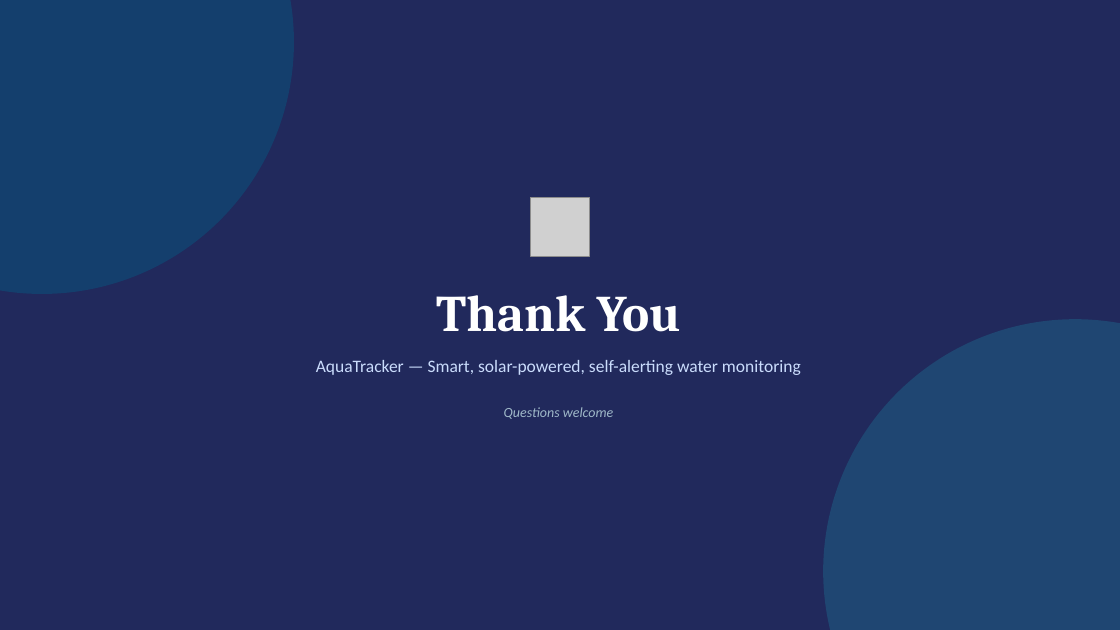
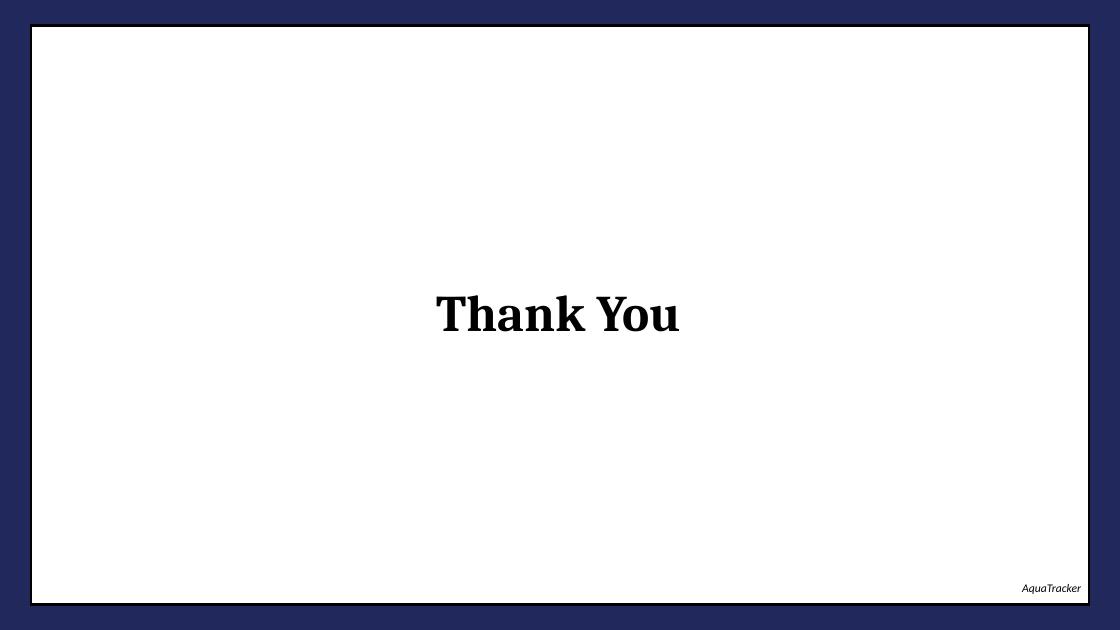
Before and after one commit to RahulR-007/AquaTracker, a slide deck: slide 12 of docs/presentations/AquaTracker_Presentation.pptx. Drawn at 1120x630 pixels with LibreOffice and Linux fonts; fonts in the diff are those of the drawing; grey boxes stand for pictures. Boxes give left, top, right and bottom in pixels: in the first picture for what was removed or moved away, otherwise in the second. Text is boxed around its words. In the diff, an @@ line names an element or a change of style, - is before the commit and + after.

```diff
--- a/docs/presentations/AquaTracker_Presentation.pptx
+++ b/docs/presentations/AquaTracker_Presentation.pptx
@@ ellipse removed at bbox=[0, 0, 294, 294] @@
@@ rectangle added at bbox=[31, 26, 1090, 605], fill #FFFFFF, outline #000000 2.25 pt @@
@@ picture removed at bbox=[531, 197, 590, 256] @@
@@ text "Thank You" at bbox=[436, 295, 681, 332]: text colour #FFFFFF to #000000 @@
@@ ellipse removed at bbox=[823, 319, 1120, 630] @@
@@ text removed at bbox=[316, 360, 801, 375] @@
-AquaTracker — Smart, solar-powered, self-alerting water monitoring
@@ text removed at bbox=[504, 407, 613, 419] @@
-Questions welcome
@@ text added at bbox=[1022, 584, 1081, 594], 10 pt, text #000000, italic @@
+AquaTracker
```
Also in this commit, not shown: 10 other slides changed, 1 slide added, 1 slide removed, 2 other files.
